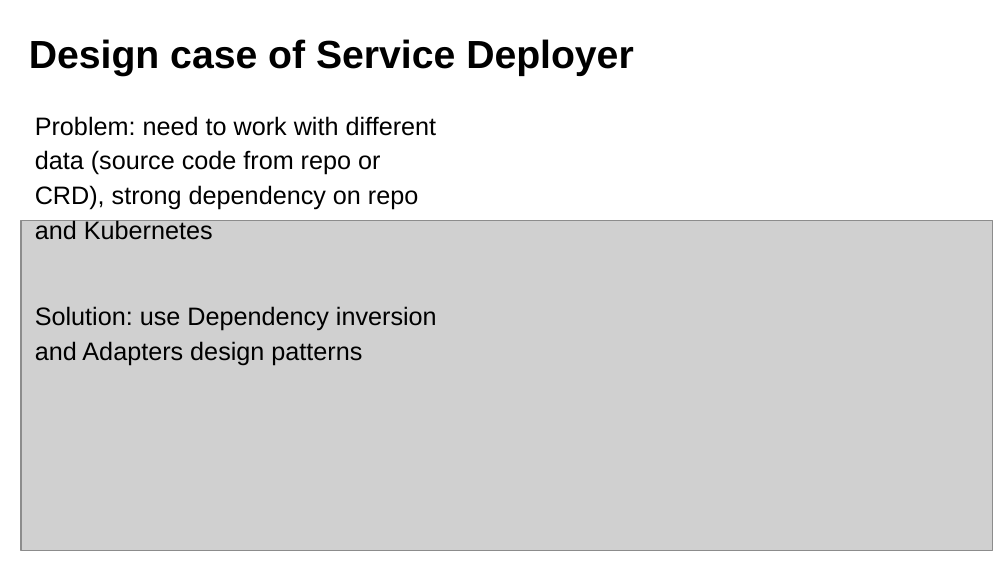
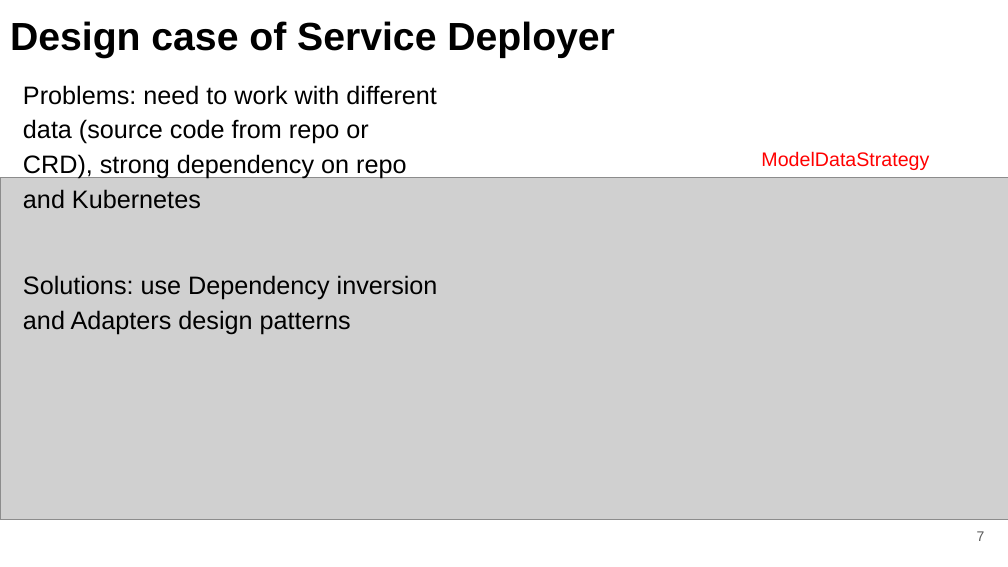
Before and after one commit to fanglores/Advanced-Software-Design, a slide deck: slide 7 of PracticeTasks/Module2/Task_12/Task_12.pptx (slide 4 before the commit). Drawn at 1008x567 pixels with LibreOffice and Linux fonts; fonts in the diff are those of the drawing; grey boxes stand for pictures. Boxes give left, top, right and bottom in pixels: in the first picture for what was removed or moved away, otherwise in the second. Text is boxed around its words. In the diff, an @@ line names an element or a change of style, - is before the commit and + after.

```diff
--- a/PracticeTasks/Module2/Task_12/Task_12.pptx
+++ b/PracticeTasks/Module2/Task_12/Task_12.pptx
@@ title "Design case of Service Deployer": place and size @@
-title "Design case of Service Deployer" at (29,39,634,76)
+title "Design case of Service Deployer" at (10,21,615,58)
@@ text at (23,85,438,335): text changed @@
-Problem: need to work with different data (source code from repo or CRD), strong dependency on repo and Kubernetes
-Solution: use Dependency inversion and Adapters design patterns
+Problems: need to work with different data (source code from repo or CRD), strong dependency on repo and Kubernetes
+Solutions: use Dependency inversion and Adapters design patterns
@@ picture: place and size @@
-picture at (21,220,993,549)
+picture at (0,177,1008,520)
@@ text added at (761,151,929,170), 14 pt, text #FF0000 @@
+ModelDataStrategy
@@ page number added at (977,531,985,541), 10 pt, text #595959 @@
+7
```
Also in this commit, not shown: 3 other slides changed, 1 slide added, 1 slide removed, 1 other file.
